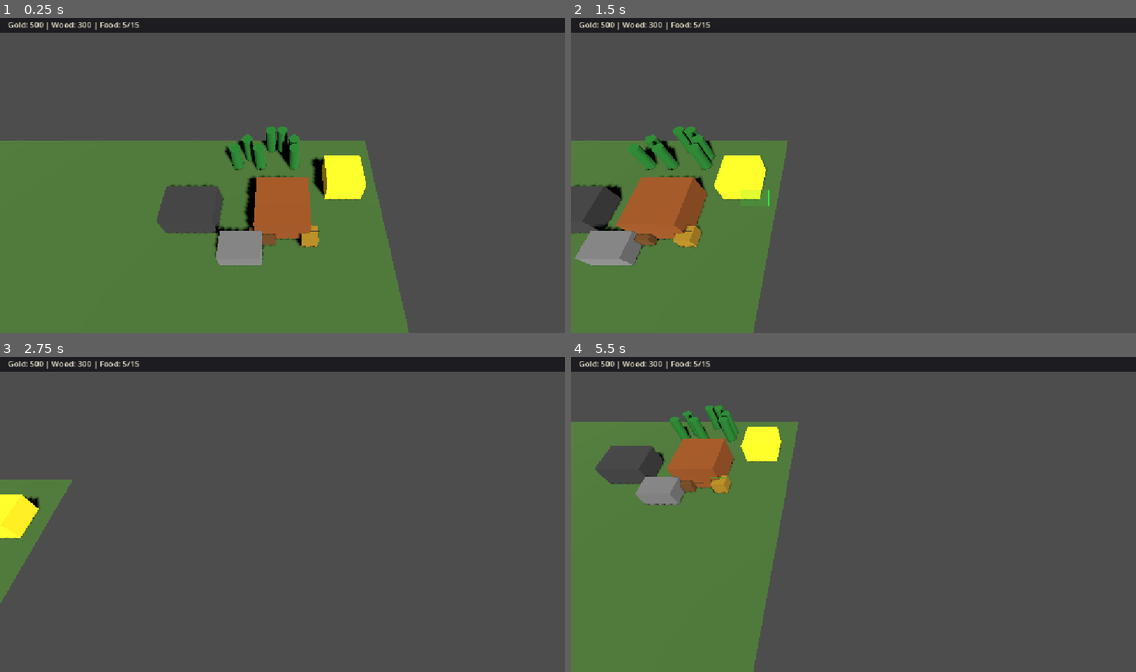
Above: before the commit, frames 1-4 (two rows, left to right).
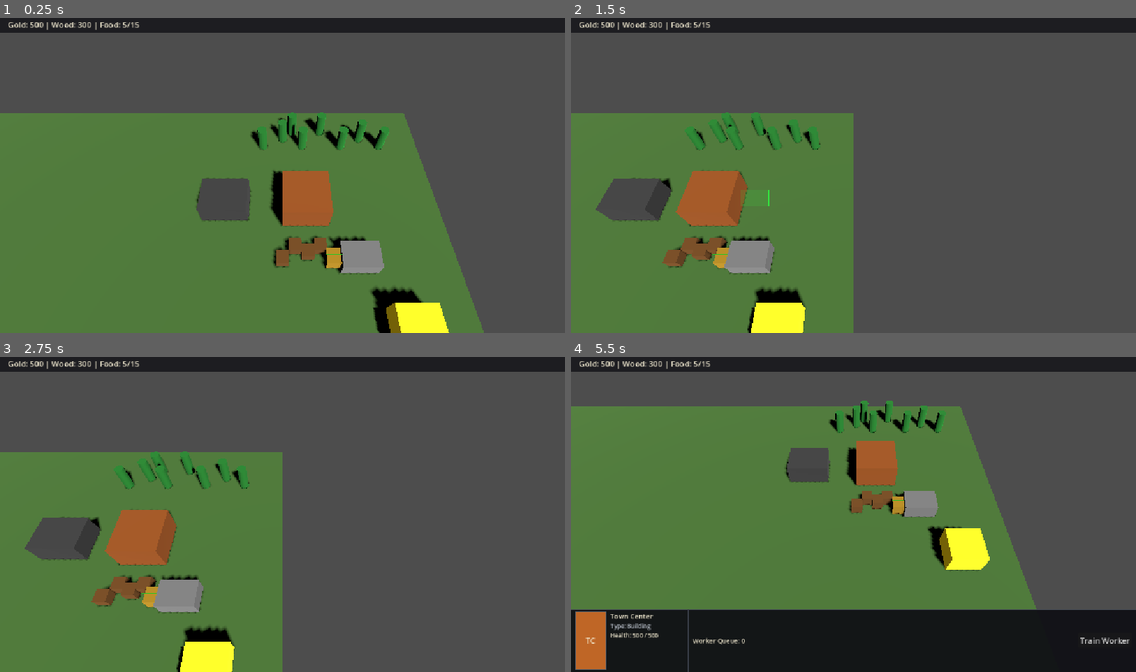
Above: after the commit, the same moments.

Repository: nplvkntx/endless-battle
Game: Godot game, scene res://scenes/main.tscn
Two runs of this game, one before a commit and one after it. Both use one fixed random seed, a clock stepped at 60 frames per second and the inputs below.
Inputs (mouse positions are in pixels of both pictures, inside the frame that each line leads up to):
- Up to frame 1 (0.25 s): no input
- Up to frame 2 (1.5 s): tap Enter at 0.5 s; move the mouse to (977, 159) at 0.52 s; hold Right (ui_right) 0.53-1.25 s; tap B at 0.6 s; click (977, 159) at 0.67 s; drag from (740, 191) to (825, 238) at 1.27 s
- Up to frame 3 (2.75 s): move the mouse to (339, 445) at 2.02 s; hold Right (ui_right) from 2.03 s (still down); tap T at 2.1 s
- Up to frame 4 (5.5 s): release Right (ui_right) at 2.75 s; drag from (825, 577) to (684, 467) at 2.77 s; move the mouse to (1023, 561) at 3.52 s; hold Left (ui_left) 3.53-4.25 s; tap Q at 3.6 s; drag from (684, 467) to (768, 432) at 4.27 s; move the mouse to (881, 514) at 5.02 s; hold Down (ui_down) from 5.03 s (still down); tap B at 5.1 s; click (881, 514) at 5.17 s

The runs differ from the first frame. In frame 1, 22% of the frame differs, in the area x 0-86%, y 29-100%; in frame 2, 23%; in frame 3, 32%; in frame 4, 50%, in the area x 0-100%, y 13-100%.

Commit message:
Expand playable 1v1 map layout

Diff:
--- a/scenes/main.tscn
+++ b/scenes/main.tscn
@@ -78,7 +78,16 @@
 albedo_color = Color(0.35, 0.55, 0.25, 1)
 
 [sub_resource type="PlaneMesh" id="PlaneMesh_ground"]
-size = Vector2(40, 40)
+size = Vector2(100, 100)
+
+[sub_resource type="StandardMaterial3D" id="StandardMaterial3D_creep_placeholder"]
+transparency = 1
+albedo_color = Color(0.42, 0.18, 0.52, 0.45)
+
+[sub_resource type="CylinderMesh" id="CylinderMesh_creep_placeholder"]
+top_radius = 10.0
+bottom_radius = 10.0
+height = 0.12
 
 [sub_resource type="StandardMaterial3D" id="StandardMaterial3D_command_center"]
 albedo_color = Color(0.75, 0.4, 0.15, 1)
@@ -484,7 +493,7 @@
 surface_material_override/0 = SubResource("StandardMaterial3D_ground")
 
 [node name="Camera3D" type="Camera3D" parent="."]
-transform = Transform3D(1, 0, 0, 0, 0.573576, 0.819152, 0, -0.819152, 0.573576, 12, 20, -2)
+transform = Transform3D(1, 0, 0, 0, 0.573576, 0.819152, 0, -0.819152, 0.573576, 36, 22, -26)
 current = true
 fov = 60.0
 script = ExtResource("3_camera_controller")
@@ -493,23 +502,30 @@
 transform = Transform3D(0.866025, -0.353553, 0.353553, 0, 0.707107, 0.707107, -0.5, -0.612372, 0.612372, 0, 10, 0)
 shadow_enabled = true
 
+[node name="CreepCampPlaceholder" type="Node3D" parent="."]
+
+[node name="MarkerMesh" type="MeshInstance3D" parent="CreepCampPlaceholder"]
+transform = Transform3D(1, 0, 0, 0, 1, 0, 0, 0, 1, 0, 0.06, 0)
+mesh = SubResource("CylinderMesh_creep_placeholder")
+surface_material_override/0 = SubResource("StandardMaterial3D_creep_placeholder")
+
 [node name="Worker" parent="." instance=ExtResource("4_worker")]
-transform = Transform3D(1, 0, 0, 0, 1, 0, 0, 0, 1, 11, 0.5, -10)
+transform = Transform3D(1, 0, 0, 0, 1, 0, 0, 0, 1, 36, 0.5, -33)
 
 [node name="Worker2" parent="." instance=ExtResource("4_worker")]
-transform = Transform3D(1, 0, 0, 0, 1, 0, 0, 0, 1, 12, 0.5, -10.5)
+transform = Transform3D(1, 0, 0, 0, 1, 0, 0, 0, 1, 37, 0.5, -34)
 
 [node name="Worker3" parent="." instance=ExtResource("4_worker")]
-transform = Transform3D(1, 0, 0, 0, 1, 0, 0, 0, 1, 10, 0.5, -10)
+transform = Transform3D(1, 0, 0, 0, 1, 0, 0, 0, 1, 38, 0.5, -33.5)
 
 [node name="Worker4" parent="." instance=ExtResource("4_worker")]
-transform = Transform3D(1, 0, 0, 0, 1, 0, 0, 0, 1, 11, 0.5, -11)
+transform = Transform3D(1, 0, 0, 0, 1, 0, 0, 0, 1, 39, 0.5, -34)
 
 [node name="DevHero" parent="." instance=ExtResource("15_hero")]
-transform = Transform3D(1, 0, 0, 0, 1, 0, 0, 0, 1, 14, 0.5, -10)
+transform = Transform3D(1, 0, 0, 0, 1, 0, 0, 0, 1, 40, 0.5, -33)
 
 [node name="CommandCenter" type="StaticBody3D" parent="." groups=["player_command_center"]]
-transform = Transform3D(1, 0, 0, 0, 1, 0, 0, 0, 1, 12, 1.25, -12)
+transform = Transform3D(1, 0, 0, 0, 1, 0, 0, 0, 1, 38, 1.25, -38)
 script = ExtResource("2_command_center")
 worker_spawn_offset = Vector3(0, -0.75, -3.5)
 
@@ -525,7 +541,7 @@
 max_health = 500
 
 [node name="Barracks" parent="." instance=ExtResource("21_barracks")]
-transform = Transform3D(1, 0, 0, 0, 1, 0, 0, 0, 1, 5, 1, -12)
+transform = Transform3D(1, 0, 0, 0, 1, 0, 0, 0, 1, 31, 1, -38)
 swordsman_spawn_offset = Vector3(0, -0.5, -3.5)
 archer_spawn_offset = Vector3(1.5, -0.5, -3.5)
 
@@ -534,7 +550,7 @@
 max_health = 300
 
 [node name="EnemyCommandCenter" type="StaticBody3D" parent="." groups=["enemy_command_center"]]
-transform = Transform3D(1, 0, 0, 0, 1, 0, 0, 0, 1, -12, 1.25, 10)
+transform = Transform3D(1, 0, 0, 0, 1, 0, 0, 0, 1, -38, 1.25, 38)
 script = ExtResource("2_command_center")
 
 [node name="MeshInstance3D" type="MeshInstance3D" parent="EnemyCommandCenter"]
@@ -549,19 +565,19 @@
 max_health = 500
 
 [node name="EnemyWorker" parent="." groups=["enemy_workers", "enemies"] instance=ExtResource("4_worker")]
-transform = Transform3D(1, 0, 0, 0, 1, 0, 0, 0, 1, -10, 0.5, 7)
+transform = Transform3D(1, 0, 0, 0, 1, 0, 0, 0, 1, -36, 0.5, 34)
 
 [node name="EnemyWorker2" parent="." groups=["enemy_workers", "enemies"] instance=ExtResource("4_worker")]
-transform = Transform3D(1, 0, 0, 0, 1, 0, 0, 0, 1, -9, 0.5, 8)
+transform = Transform3D(1, 0, 0, 0, 1, 0, 0, 0, 1, -37, 0.5, 35)
 
 [node name="EnemyWorker3" parent="." groups=["enemy_workers", "enemies"] instance=ExtResource("4_worker")]
-transform = Transform3D(1, 0, 0, 0, 1, 0, 0, 0, 1, -11, 0.5, 7.5)
+transform = Transform3D(1, 0, 0, 0, 1, 0, 0, 0, 1, -38, 0.5, 34.5)
 
 [node name="EnemyWorker4" parent="." groups=["enemy_workers", "enemies"] instance=ExtResource("4_worker")]
-transform = Transform3D(1, 0, 0, 0, 1, 0, 0, 0, 1, -10, 0.5, 8.5)
+transform = Transform3D(1, 0, 0, 0, 1, 0, 0, 0, 1, -39, 0.5, 35)
 
 [node name="EnemyBarracks" parent="." groups=["enemy_command_center"] instance=ExtResource("21_barracks")]
-transform = Transform3D(1, 0, 0, 0, 1, 0, 0, 0, 1, -6, 1, 15)
+transform = Transform3D(1, 0, 0, 0, 1, 0, 0, 0, 1, -31, 1, 38)
 enable_enemy_auto_production = true
 
 [node name="MeshInstance3D" parent="EnemyBarracks" index="0"]
@@ -572,52 +588,73 @@
 max_health = 300
 
 [node name="EnemyGoldMine" parent="." instance=ExtResource("8_gold_mine")]
-transform = Transform3D(1, 0, 0, 0, 1, 0, 0, 0, 1, -20, 1, 6)
+transform = Transform3D(1, 0, 0, 0, 1, 0, 0, 0, 1, -45, 1, 28)
 
 [node name="EnemyTree" parent="." instance=ExtResource("9_tree")]
-transform = Transform3D(1, 0, 0, 0, 1, 0, 0, 0, 1, -18, 1.25, 4)
+transform = Transform3D(1, 0, 0, 0, 1, 0, 0, 0, 1, -34, 1.25, 45)
 
 [node name="EnemyTree2" parent="." instance=ExtResource("9_tree")]
-transform = Transform3D(1, 0, 0, 0, 1, 0, 0, 0, 1, -15, 1.25, 3)
+transform = Transform3D(1, 0, 0, 0, 1, 0, 0, 0, 1, -36, 1.25, 46)
 
 [node name="EnemyTree3" parent="." instance=ExtResource("9_tree")]
-transform = Transform3D(1, 0, 0, 0, 1, 0, 0, 0, 1, -12, 1.25, 4)
+transform = Transform3D(1, 0, 0, 0, 1, 0, 0, 0, 1, -38, 1.25, 45)
 
 [node name="EnemyTree4" parent="." instance=ExtResource("9_tree")]
-transform = Transform3D(1, 0, 0, 0, 1, 0, 0, 0, 1, -16, 1.25, 5)
+transform = Transform3D(1, 0, 0, 0, 1, 0, 0, 0, 1, -40, 1.25, 47)
 
 [node name="EnemyTree5" parent="." instance=ExtResource("9_tree")]
-transform = Transform3D(1, 0, 0, 0, 1, 0, 0, 0, 1, -14, 1.25, 3)
+transform = Transform3D(1, 0, 0, 0, 1, 0, 0, 0, 1, -42, 1.25, 45)
 
 [node name="EnemyTree6" parent="." instance=ExtResource("9_tree")]
-transform = Transform3D(1, 0, 0, 0, 1, 0, 0, 0, 1, -10, 1.25, 5)
+transform = Transform3D(1, 0, 0, 0, 1, 0, 0, 0, 1, -44, 1.25, 46)
+
+[node name="ExpansionGoldMine" parent="." instance=ExtResource("8_gold_mine")]
+transform = Transform3D(1, 0, 0, 0, 1, 0, 0, 0, 1, 24, 1, 5)
+
+[node name="ExpansionTree" parent="." instance=ExtResource("9_tree")]
+transform = Transform3D(1, 0, 0, 0, 1, 0, 0, 0, 1, 20, 1.25, 3)
+
+[node name="ExpansionTree2" parent="." instance=ExtResource("9_tree")]
+transform = Transform3D(1, 0, 0, 0, 1, 0, 0, 0, 1, 22, 1.25, 8)
+
+[node name="ExpansionTree3" parent="." instance=ExtResource("9_tree")]
+transform = Transform3D(1, 0, 0, 0, 1, 0, 0, 0, 1, 26, 1.25, 4)
+
+[node name="ExpansionTree4" parent="." instance=ExtResource("9_tree")]
+transform = Transform3D(1, 0, 0, 0, 1, 0, 0, 0, 1, 28, 1.25, 7)
+
+[node name="ExpansionTree5" parent="." instance=ExtResource("9_tree")]
+transform = Transform3D(1, 0, 0, 0, 1, 0, 0, 0, 1, 21, 1.25, 6)
+
+[node name="ExpansionTree6" parent="." instance=ExtResource("9_tree")]
+transform = Transform3D(1, 0, 0, 0, 1, 0, 0, 0, 1, 27, 1.25, 9)
 
 [node name="Farm" parent="." instance=ExtResource("10_farm")]
-transform = Transform3D(1, 0, 0, 0, 1, 0, 0, 0, 1, 9, 0.75, -9)
+transform = Transform3D(1, 0, 0, 0, 1, 0, 0, 0, 1, 42, 0.75, -33)
 
 [node name="GoldMine" parent="." instance=ExtResource("8_gold_mine")]
-transform = Transform3D(1, 0, 0, 0, 1, 0, 0, 0, 1, 17, 1, -15)
+transform = Transform3D(1, 0, 0, 0, 1, 0, 0, 0, 1, 45, 1, -28)
 
 [node name="Tree" parent="." instance=ExtResource("9_tree")]
-transform = Transform3D(1, 0, 0, 0, 1, 0, 0, 0, 1, 9, 1.25, -18)
+transform = Transform3D(1, 0, 0, 0, 1, 0, 0, 0, 1, 34, 1.25, -45)
 
 [node name="Tree2" parent="." instance=ExtResource("9_tree")]
-transform = Transform3D(1, 0, 0, 0, 1, 0, 0, 0, 1, 11, 1.25, -19)
+transform = Transform3D(1, 0, 0, 0, 1, 0, 0, 0, 1, 36, 1.25, -46)
 
 [node name="Tree3" parent="." instance=ExtResource("9_tree")]
-transform = Transform3D(1, 0, 0, 0, 1, 0, 0, 0, 1, 13, 1.25, -18)
+transform = Transform3D(1, 0, 0, 0, 1, 0, 0, 0, 1, 38, 1.25, -45)
 
 [node name="Tree4" parent="." instance=ExtResource("9_tree")]
-transform = Transform3D(1, 0, 0, 0, 1, 0, 0, 0, 1, 10, 1.25, -17)
+transform = Transform3D(1, 0, 0, 0, 1, 0, 0, 0, 1, 40, 1.25, -47)
 
 [node name="Tree5" parent="." instance=ExtResource("9_tree")]
-transform = Transform3D(1, 0, 0, 0, 1, 0, 0, 0, 1, 12, 1.25, -19)
+transform = Transform3D(1, 0, 0, 0, 1, 0, 0, 0, 1, 42, 1.25, -45)
 
 [node name="Tree6" parent="." instance=ExtResource("9_tree")]
-transform = Transform3D(1, 0, 0, 0, 1, 0, 0, 0, 1, 8, 1.25, -17)
+transform = Transform3D(1, 0, 0, 0, 1, 0, 0, 0, 1, 44, 1.25, -46)
 
 [node name="Tree7" parent="." instance=ExtResource("9_tree")]
-transform = Transform3D(1, 0, 0, 0, 1, 0, 0, 0, 1, 13, 1.25, -17)
+transform = Transform3D(1, 0, 0, 0, 1, 0, 0, 0, 1, 46, 1.25, -45)
 
 [node name="Tree8" parent="." instance=ExtResource("9_tree")]
-transform = Transform3D(1, 0, 0, 0, 1, 0, 0, 0, 1, 11, 1.25, -19)
+transform = Transform3D(1, 0, 0, 0, 1, 0, 0, 0, 1, 37, 1.25, -47)
